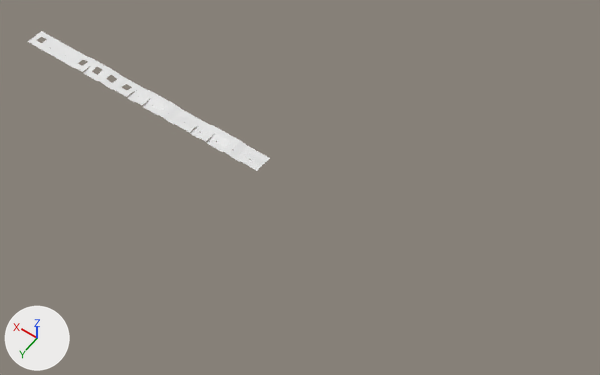
Two versions of the Blender file infrastructure/canals/rivers_temperate.blend, one commit apart.
The view is the same before and after, from a camera (50 mm lens) standing at (-150.0, 94.1, 147.2) and looking at (-81.7, -1.5, -3.1). The lights are fixed; the arrows at lower left show +X, +Y and +Z.

Script lines for the objects in view, before the commit:
```python
ob_plane_016 = bpy.data.objects.new('Plane.016', me_plane_010)
ob_plane_016.location = (-30.0, 0.0, 0.0)
ob_plane_016.rotation_euler = (0.0, 0.0, -1.571)  # degrees (0, 0, -90)
ob_plane_016.scale = (1.0, 1.0, 0.817)
ob_plane_018 = bpy.data.objects.new('Plane.018', me_plane_013)
ob_plane_018.location = (-50.0, 0.0, 0.0)
ob_plane_018.rotation_euler = (0.0, 0.0, -1.571)  # degrees (0, 0, -90)
ob_plane_018.scale = (1.0, 1.0, 0.817)
ob_plane_019 = bpy.data.objects.new('Plane.019', me_plane_015)
ob_plane_019.location = (-45.0, 0.0, 0.0)
ob_plane_019.rotation_euler = (0.0, 0.0, 3.142)  # degrees (0, 0, 180)
ob_plane_019.scale = (1.0, 1.0, 0.817)
ob_plane_020 = bpy.data.objects.new('Plane.020', me_plane_018)
ob_plane_020.location = (-35.0, 0.0, 0.0)
ob_plane_020.scale = (1.0, 1.0, 0.817)
ob_plane_021 = bpy.data.objects.new('Plane.021', me_plane_017)
ob_plane_021.location = (-40.0, 0.0, 0.0)
ob_plane_021.rotation_euler = (0.0, 0.0, 1.571)  # degrees (0, 0, 90)
ob_plane_021.scale = (1.0, 1.0, 0.817)
ob_plane_022 = bpy.data.objects.new('Plane.022', me_plane_029)
ob_plane_022.location = (-60.0, 0.0, 0.0)
ob_plane_022.rotation_euler = (0.0, 0.0, 1.571)  # degrees (0, 0, 90)
ob_plane_022.scale = (1.0, 1.0, 0.817)
ob_plane_023 = bpy.data.objects.new('Plane.023', me_plane_030)
ob_plane_023.location = (-65.0, 0.0, 0.0)
ob_plane_023.scale = (1.0, 1.0, 0.817)
ob_plane_024 = bpy.data.objects.new('Plane.024', me_plane_031)
ob_plane_024.location = (-70.0, 0.0, 0.0)
ob_plane_024.rotation_euler = (0.0, 0.0, -1.571)  # degrees (0, 0, -90)
ob_plane_024.scale = (1.0, 1.0, 0.817)
```
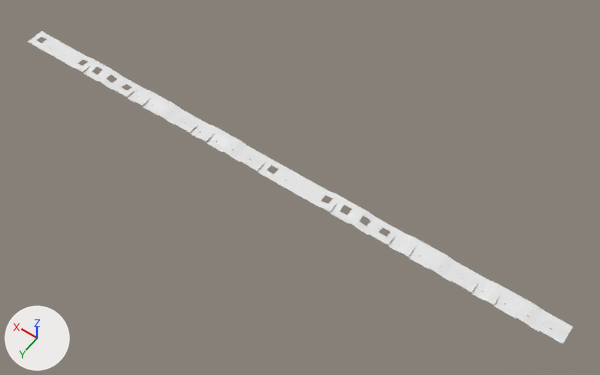
Boxes [x1, y1, x2, y2] around the edits, measured in the pictures (600 x 375 px):
'Plane.004', reshaped, moved, turned (not visible before)
    after: [494, 288, 527, 319]
'Plane.005', reshaped, moved (not visible before)
    after: [517, 300, 549, 332]
'Plane.010', reshaped, moved, turned (not visible before)
    after: [540, 314, 573, 344]
'Plane.000', reshaped, moved (not visible before)
    after: [472, 277, 505, 305]
'Plane.016', reshaped, moved, turned (not visible before)
    after: [408, 241, 441, 269]
'Plane.015', reshaped, moved, turned (not visible before)
    after: [429, 252, 461, 281]
'Plane.011', reshaped, moved, turned (not visible before)
    after: [451, 265, 483, 292]
'Plane.018', reshaped, moved, turned (not visible before)
    after: [388, 231, 420, 257]
'Plane.019', reshaped, moved, turned (not visible before)
    after: [293, 178, 323, 202]
'Plane.020', reshaped, moved (not visible before)
    after: [275, 168, 305, 192]
'Plane.022', reshaped, moved, turned (not visible before)
    after: [349, 208, 380, 235]
'Plane.021', reshaped, moved, turned (not visible before)
    after: [369, 220, 400, 245]
'Plane.023', moved, turned (not visible before)
    after: [330, 197, 361, 224]
'Plane.024', reshaped, moved, turned (not visible before)
    after: [311, 188, 342, 212]
'Plane.031', added
    after: [257, 158, 287, 182]
'Plane.032', added
    after: [266, 170, 551, 330]

Edits to the bpy script that builds the scene:
```text
Change ob_plane_024:
    ob_plane_024.rotation_euler: (0.0, 0.0, -1.571) -> (0.0, 0.0, 0.0)  # degrees (0, 0, -90) -> degrees (0, 0, 0)
    ob_plane_024: bpy.data.objects.new('Plane.024', me_plane_031) -> bpy.data.objects.new('Plane.024', me_plane_001)
    ob_plane_024.location: (-70.0, 0.0, 0.0) -> (-90.0, 0.0, 0.0)
Change ob_plane_023:
    ob_plane_023.location: (-65.0, 0.0, 0.0) -> (-95.0, 0.0, 0.0)
    ob_plane_023.rotation_euler: (0.0, 0.0, 0.0) -> (0.0, 0.0, 1.571)  # degrees (0, 0, 0) -> degrees (0, 0, 90)
Change ob_plane_022:
    ob_plane_022: bpy.data.objects.new('Plane.022', me_plane_029) -> bpy.data.objects.new('Plane.022', me_plane_001)
    ob_plane_022.location: (-60.0, 0.0, 0.0) -> (-100.0, 0.0, 0.0)
    ob_plane_022.rotation_euler: (0.0, 0.0, 1.571) -> (0.0, 0.0, 3.142)  # degrees (0, 0, 90) -> degrees (0, 0, 180)
Change ob_plane_010:
    ob_plane_010: bpy.data.objects.new('Plane.010', me_plane_026) -> bpy.data.objects.new('Plane.010', me_plane_024)
    ob_plane_010.location: (-55.0, 0.0, 0.0) -> (-145.0, 0.0, 0.0)
    ob_plane_010.rotation_euler: (0.0, 0.0, 0.0) -> (0.0, 0.0, 1.571)  # degrees (0, 0, 0) -> degrees (0, 0, 90)
Change ob_plane_000:
    ob_plane_000: bpy.data.objects.new('Plane.000', me_plane_006) -> bpy.data.objects.new('Plane.000', me_plane_007)
    ob_plane_000.location: (-25.0, 0.0, 0.0) -> (-130.0, 0.0, 0.0)
Change ob_plane_020:
    ob_plane_020: bpy.data.objects.new('Plane.020', me_plane_018) -> bpy.data.objects.new('Plane.020', me_plane_003)
    ob_plane_020.location: (-35.0, 0.0, 0.0) -> (-80.0, 0.0, 0.0)
Change ob_plane_021:
    ob_plane_021: bpy.data.objects.new('Plane.021', me_plane_017) -> bpy.data.objects.new('Plane.021', me_plane_001)
    ob_plane_021.location: (-40.0, 0.0, 0.0) -> (-105.0, 0.0, 0.0)
    ob_plane_021.rotation_euler: (0.0, 0.0, 1.571) -> (0.0, 0.0, -1.571)  # degrees (0, 0, 90) -> degrees (0, 0, -90)
Change ob_plane_019:
    ob_plane_019.rotation_euler: (0.0, 0.0, 3.142) -> (0.0, 0.0, 0.0)  # degrees (0, 0, 180) -> degrees (0, 0, 0)
    ob_plane_019: bpy.data.objects.new('Plane.019', me_plane_015) -> bpy.data.objects.new('Plane.019', me_plane_003)
    ob_plane_019.location: (-45.0, 0.0, 0.0) -> (-85.0, 0.0, 0.0)
Change ob_plane_018:
    ob_plane_018.rotation_euler: (0.0, 0.0, -1.571) -> (0.0, 0.0, 0.0)  # degrees (0, 0, -90) -> degrees (0, 0, 0)
    ob_plane_018: bpy.data.objects.new('Plane.018', me_plane_013) -> bpy.data.objects.new('Plane.018', me_plane_007)
    ob_plane_018.location: (-50.0, 0.0, 0.0) -> (-110.0, 0.0, 0.0)
Change ob_plane_016:
    ob_plane_016: bpy.data.objects.new('Plane.016', me_plane_010) -> bpy.data.objects.new('Plane.016', me_plane_012)
    ob_plane_016.location: (-30.0, 0.0, 0.0) -> (-115.0, 0.0, 0.0)
    ob_plane_016.rotation_euler: (0.0, 0.0, -1.571) -> (0.0, 0.0, 1.571)  # degrees (0, 0, -90) -> degrees (0, 0, 90)
Change ob_plane_015:
    ob_plane_015.rotation_euler: (0.0, 0.0, 1.571) -> (0.0, 0.0, 0.0)  # degrees (0, 0, 90) -> degrees (0, 0, 0)
    ob_plane_015: bpy.data.objects.new('Plane.015', me_plane_009) -> bpy.data.objects.new('Plane.015', me_plane_019)
    ob_plane_015.location: (-20.0, 0.0, 0.0) -> (-120.0, 0.0, 0.0)
Change ob_plane_011:
    ob_plane_011: bpy.data.objects.new('Plane.011', me_plane_008) -> bpy.data.objects.new('Plane.011', me_plane_024)
    ob_plane_011.location: (-15.0, 0.0, 0.0) -> (-125.0, 0.0, 0.0)
    ob_plane_011.rotation_euler: (0.0, 0.0, 0.0) -> (0.0, 0.0, 1.571)  # degrees (0, 0, 0) -> degrees (0, 0, 90)
Change ob_plane_005:
    ob_plane_005: bpy.data.objects.new('Plane.005', me_plane_005) -> bpy.data.objects.new('Plane.005', me_plane_019)
    ob_plane_005.location: (-10.0, 0.0, 0.0) -> (-140.0, 0.0, 0.0)
Change ob_plane_004:
    ob_plane_004: bpy.data.objects.new('Plane.004', me_plane_004) -> bpy.data.objects.new('Plane.004', me_plane_012)
    ob_plane_004.location: (-5.0, 0.0, 0.0) -> (-135.0, 0.0, 0.0)
    ob_plane_004.rotation_euler: (0.0, 0.0, 0.0) -> (0.0, 0.0, 1.571)  # degrees (0, 0, 0) -> degrees (0, 0, 90)
Add ob_plane_031:
    ob_plane_031 = bpy.data.objects.new('Plane.031', me_plane_000)
    ob_plane_031.location = (-75.0, 0.0, 0.0)
    ob_plane_031.scale = (1.0, 1.0, 0.817)
Add ob_plane_032:
    ob_plane_032 = bpy.data.objects.new('Plane.032', me_plane_004_1)  # 312 vertices, 229 faces; spans x -69.6..1.2, y -1.0..1.2, z -0.1..0.5
    ob_plane_032.location = (-75.0, 0.0, 0.0)
    ob_plane_032.scale = (1.0, 1.0, 0.817)
```
